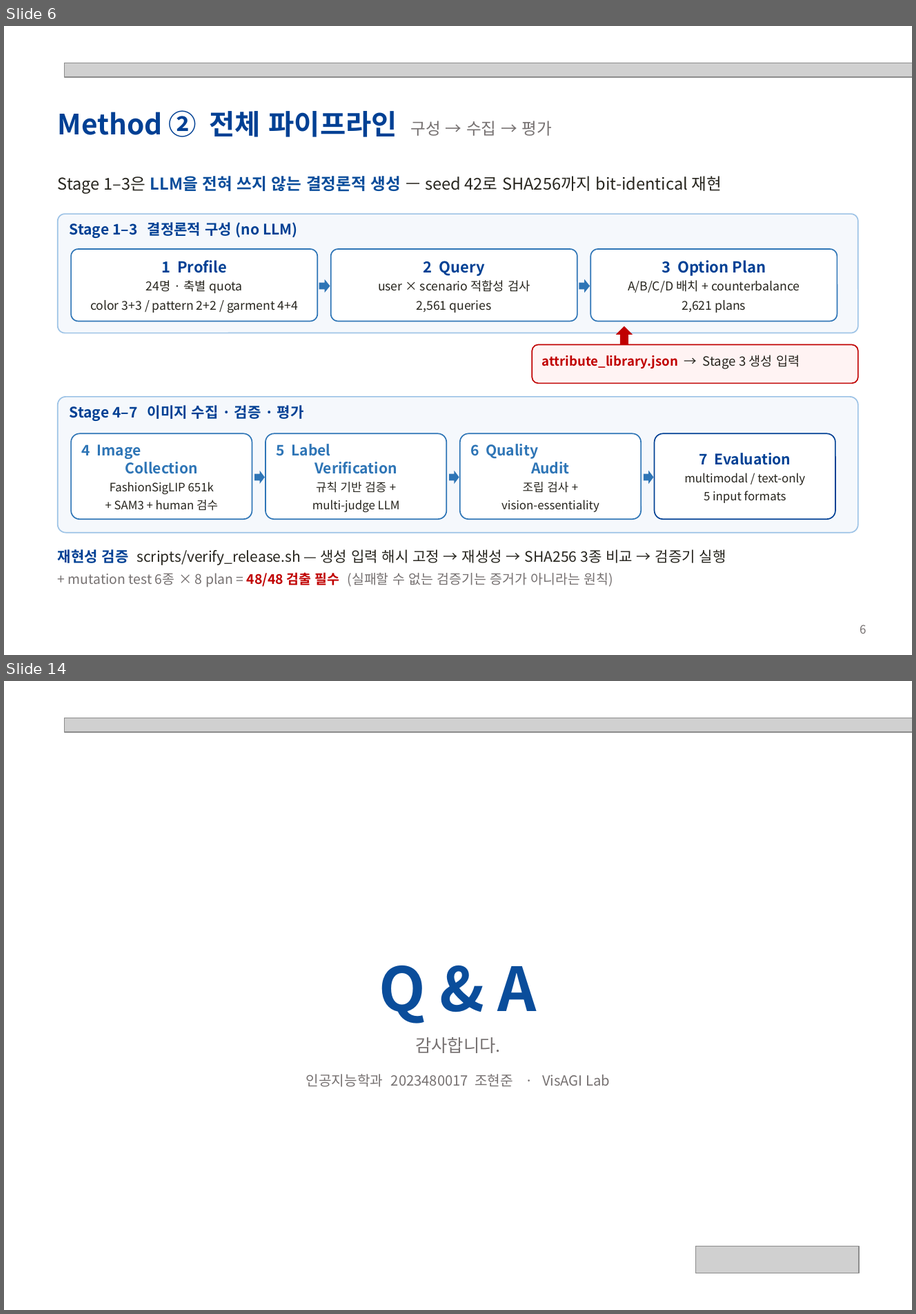
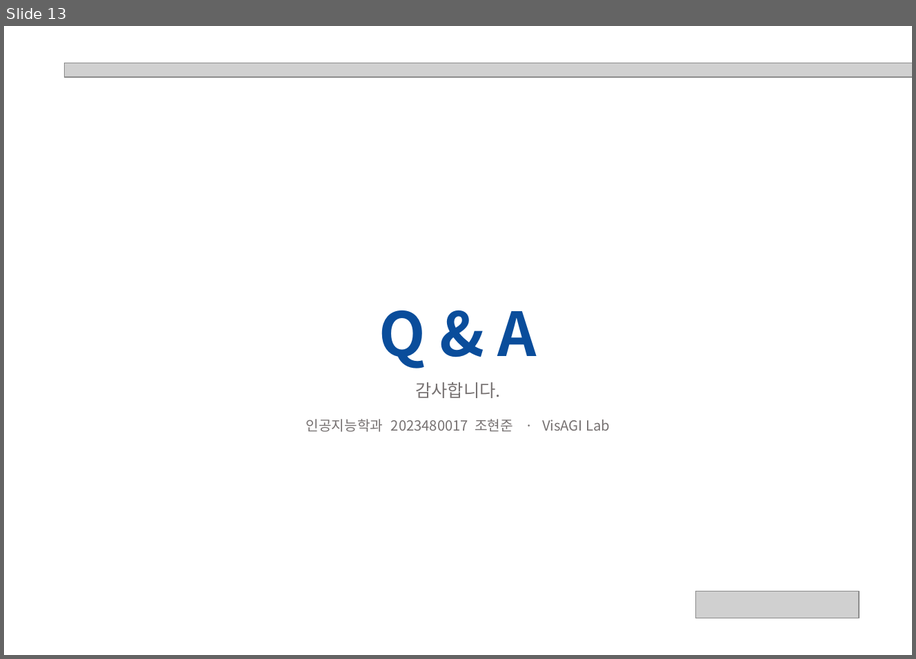
Before and after one commit to hjhj6411/tpo, a slide deck: presentation/POD-Bench_성과발표.pptx. Shown one above the other, each under a label of ours: slides 6 and 14 before the commit, slide 13 after it; the slides between them are not shown. The pictures are 916x1314 and 916x659 pixels, drawn with LibreOffice and Linux fonts; fonts in the diff are those of the drawing; grey boxes stand for pictures. Boxes give left, top, right and bottom in pixels: in the first picture for what was removed or moved away, otherwise in the second. Text is boxed around its words. In the diff, an @@ line names an element or a change of style, - is before the commit and + after.

```diff
--- a/presentation/POD-Bench_성과발표.pptx
+++ b/presentation/POD-Bench_성과발표.pptx
@@ slide 6 removed at bbox=[4, 26, 912, 655], background #FFFFFF @@
@@ picture removed at bbox=[64, 63, 912, 77] @@
@@ text removed at bbox=[58, 110, 551, 137] @@
-Method ② 전체 파이프라인 구성 → 수집 → 평가
@@ text removed at bbox=[58, 176, 722, 194] @@
-Stage 1–3은 LLM을 전혀 쓰지 않는 결정론적 생성 — seed 42로 SHA256까지 bit-identical 재현
@@ rounded rectangle removed at bbox=[58, 214, 858, 333] @@
@@ text removed at bbox=[70, 222, 297, 238] @@
-Stage 1–3 결정론적 구성 (no LLM)
@@ rounded rectangle removed at bbox=[71, 249, 317, 321] @@
-1 Profile
-24명 · 축별 quota
-color 3+3 / pattern 2+2 / garment 4+4
@@ rounded rectangle removed at bbox=[331, 249, 577, 321] @@
-2 Query
-user × scenario 적합성 검사
-2,561 queries
@@ rounded rectangle removed at bbox=[591, 249, 838, 321] @@
-3 Option Plan
-A/B/C/D 배치 + counterbalance
-2,621 plans
@@ right arrow removed at bbox=[319, 279, 330, 292] @@
@@ right arrow removed at bbox=[579, 279, 590, 292] @@
@@ up arrow removed at bbox=[616, 326, 633, 345] @@
@@ rounded rectangle removed at bbox=[533, 345, 858, 383] @@
@@ text removed at bbox=[542, 354, 800, 369] @@
-attribute_library.json → Stage 3 생성 입력
@@ rounded rectangle removed at bbox=[58, 397, 858, 532] @@
@@ text removed at bbox=[70, 405, 304, 421] @@
-Stage 4–7 이미지 수집 · 검증 · 평가
@@ rounded rectangle removed at bbox=[71, 434, 252, 519] @@
-4 Image
-Collection
-FashionSigLIP 651k
-+ SAM3 + human 검수
@@ rounded rectangle removed at bbox=[266, 434, 447, 519] @@
-5 Label
-Verification
-규칙 기반 검증 +
-multi-judge LLM
@@ rounded rectangle removed at bbox=[460, 434, 642, 519] @@
-6 Quality
-Audit
-조립 검사 +
-vision-essentiality
@@ rounded rectangle removed at bbox=[655, 434, 835, 519] @@
-7 Evaluation
-multimodal / text-only
-5 input formats
@@ right arrow removed at bbox=[254, 470, 265, 483] @@
@@ right arrow removed at bbox=[449, 470, 459, 483] @@
@@ right arrow removed at bbox=[644, 470, 654, 483] @@
@@ text removed at bbox=[58, 549, 726, 587] @@
-재현성 검증 scripts/verify_release.sh — 생성 입력 해시 고정 → 재생성 → SHA256 3종 비교 → 검증기 실행
-+ mutation test 6종 × 8 plan = 48/48 검출 필수 (실패할 수 없는 검증기는 증거가 아니라는 원칙)
@@ text removed at bbox=[860, 624, 866, 633] @@
-6
@@ what was slide 14 is now slide 13 @@
```
Also in this commit, not shown: 5 slides changed, 7 slides added, 7 other slides removed, 10 other files.
